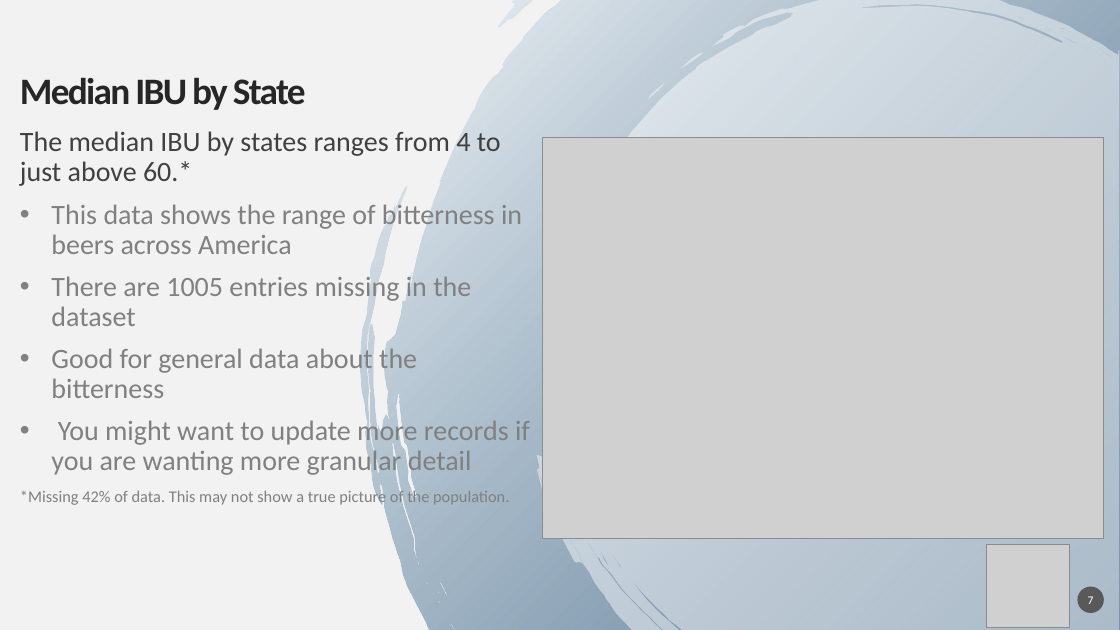
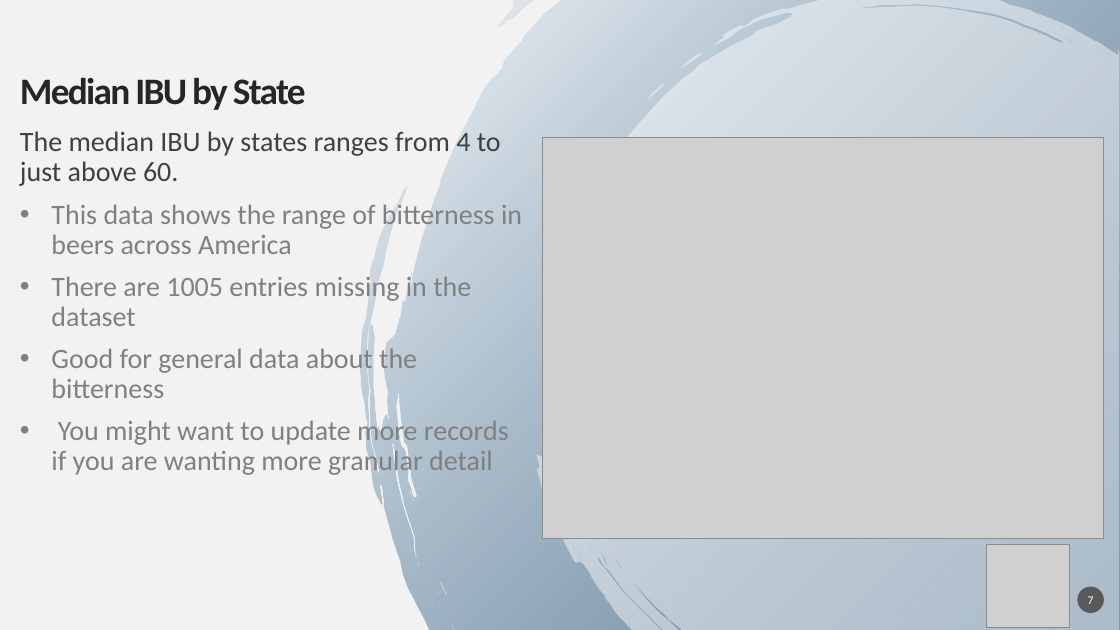
Before and after one commit to RudranilMitra/BeersAndBreweries, a slide deck: slide 7 of 2019 Brew Forward Project.pptx. Drawn at 1120x630 pixels with LibreOffice and Linux fonts; fonts in the diff are those of the drawing; grey boxes stand for pictures; background and template pictures are left out. Boxes give left, top, right and bottom in pixels: in the first picture for what was removed or moved away, otherwise in the second. Text is boxed around its words. In the diff, an @@ line names an element or a change of style, - is before the commit and + after.

```diff
--- a/2019 Brew Forward Project.pptx
+++ b/2019 Brew Forward Project.pptx
@@ text at box(20, 131, 501, 186): text changed @@
-The median IBU by states ranges from 4 to just above 60.*
+The median IBU by states ranges from 4 to just above 60.
@@ text at box(20, 489, 509, 507): paragraph removed @@
-*Missing 42% of data. This may not show a true picture of the population.
```
Also in this commit, not shown: 7 other slides changed.
